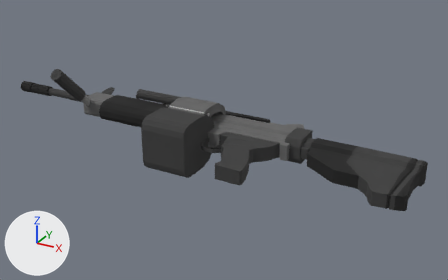
An edit to the Blender file Project/Blend Files/Models/Molkor.blend, drawn before and after from the same camera.
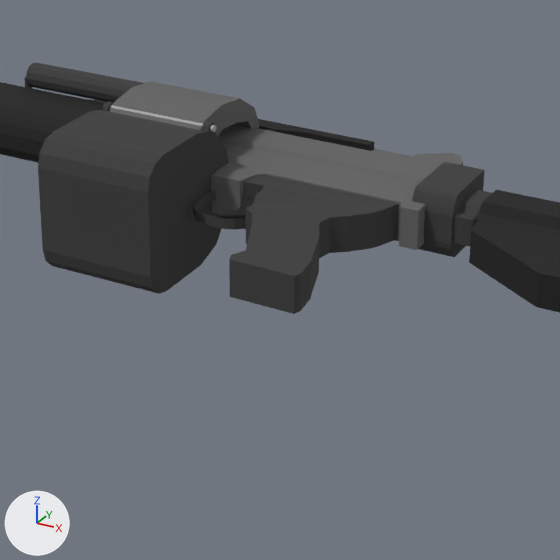
Each version is shown whole from a 50 mm camera at (1.009, -1.416, 0.773) aimed at (0.141, 0.163, -0.017), then close up on the part from 28% to 76% of the width and 23% to 100% of the height. Lighting does not change. The marker at lower left points along +X, +Y and +Z.

The older version as bpy lines, for what is in view:
```python
me_cube_001 = bpy.data.meshes.new('Cube.001')
me_cube_001.from_pydata(...)  # 1568 vertices, 1467 faces; spans x -0.77..0.76, y -0.08..0.31, z -0.09..0.17
# faces by material slot: [1321, 146]
me_cube_001.materials.append(mat_material_003)  # picture img_blender_palette_png_004
me_cube_001.materials.append(mat_material_002)  # picture img_blender_palette_png_002
ob_molkor = bpy.data.objects.new('Molkor', me_cube_001)
ob_molkor.location = (0.0, 0.0, 0.0)
```
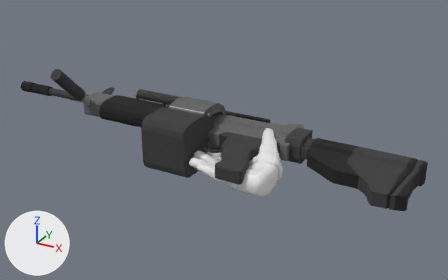
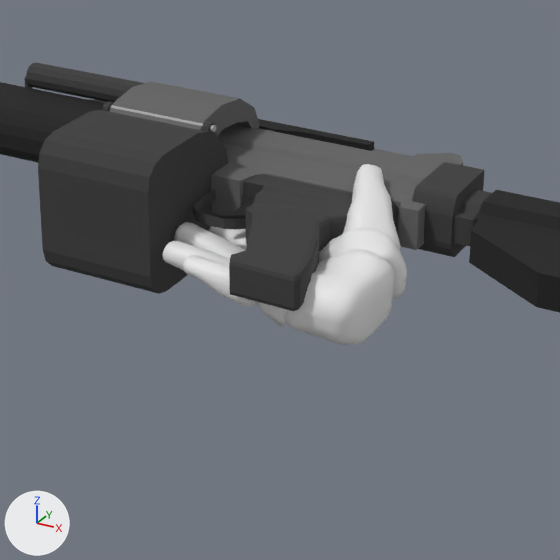
The newer file is also rescaled (x0.801), turned or shifted as a whole; pictures and numbers use the older file's frame.

Location of each change, (x1, y1, x2, y2) in pixels of the close-ups (560 x 560 px):
'Molkor', reshaped
    before: (0, 62, 560, 314)
    after: (0, 62, 560, 313)
'Arms', added
    after: (163, 164, 407, 345)
part 1 of me_cube_001, built on
    before: (229, 171, 408, 314)
    after: (229, 171, 408, 311)

Edits to the bpy script that builds the scene:
```text
Change me_cube_001:
    used by ob_molkor; location = (0.0, 0.0, 0.0)
    remove me_cube_001.from_pydata(...)  # 1568 vertices, 1467 faces; spans x -0.77..0.76, y -0.08..0.31, z -0.09..0.17
    add me_cube_001.from_pydata(...)  # 1624 vertices, 1519 faces; spans x -0.77..0.76, y -0.08..0.31, z -0.09..0.17
    me_cube_001 part 1
    40 faces are deleted
    26 vertices move within x 0.24..0.34, y -0.08..0.14, z -0.02..0.02
    56 vertices are added at x 0.24..0.34, y -0.08..0.14, z -0.02..0.02
    92 new faces join them
    remove me_cube_001.materials.append(mat_material_002)  # picture img_blender_palette_png_002
Add me_arms:
    me_arms.from_pydata(...)  # 2182 vertices, 2166 faces; spans x -0.058..0.163, y -0.044..0.068, z -0.087..0.105
    me_arms.polygons.foreach_set('use_smooth', [True] * 2166)
Add ob_arms:
    ob_arms = bpy.data.objects.new('Arms', me_arms)
    ob_arms.location = (0.316, 0.045, -0.032)
    ob_arms.rotation_euler = (-1.572, -3.032, 0.00806)  # degrees (-90, -174, 0.5)
    ob_arms.scale = (1.25, 1.25, 1.25)
```
